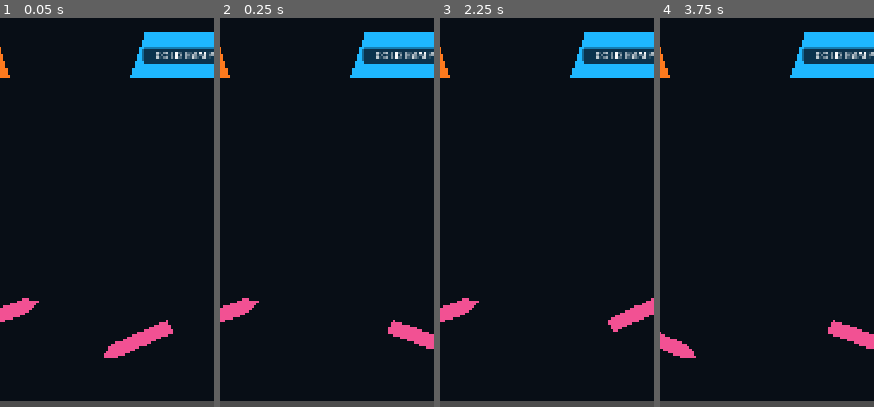
Above: before the commit, frames 1-4 (left to right).
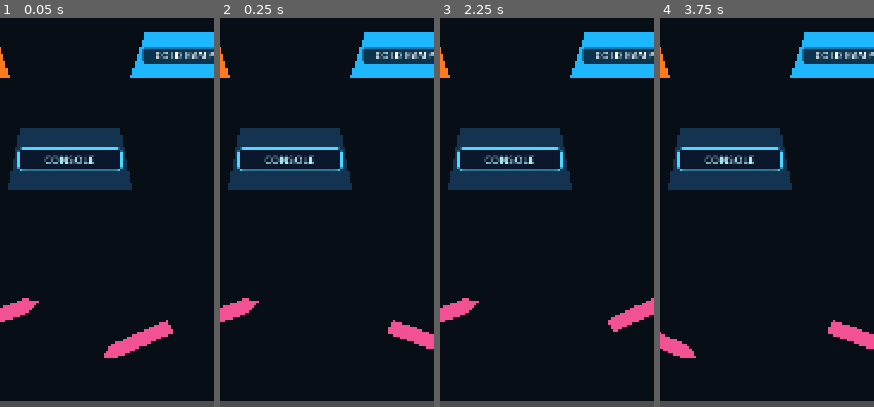
Above: after the commit, the same moments.

Repository: Nairolf138/NairolFlipper
Game: Godot game, scene res://scenes/app/Main.tscn
The game is run twice, just before and just after one commit, with the same random seed, the same clock (stepped at 60 frames per second) and the same inputs.
Inputs (mouse positions are % of the whole screen's width and height, from its top left):
- Up to frame 1 (0.05 s): no input
- Up to frame 2 (0.25 s): no input
- Up to frame 3 (2.25 s): tap Enter at 0.5 s; move the mouse to (73, 45) at 0.52 s; hold D (flipper_right) 0.53-1.25 s; hold Space (launch_ball) 0.53-1.25 s; click (73, 45) at 0.67 s; drag from (29, 55) to (outside the picture) at 1.27 s; move the mouse to (61, 27) at 2.02 s; hold D (flipper_right) from 2.03 s (still down); hold Space (launch_ball) from 2.03 s (still down)
- Up to frame 4 (3.75 s): release D (flipper_right) at 2.75 s; release Space (launch_ball) at 2.75 s; drag from (45, 71) to (91, 79) at 2.77 s; move the mouse to (82, 65) at 3.52 s; hold A (flipper_left) from 3.53 s (still down); hold Space (launch_ball) from 3.53 s (still down)
The pictures show only the part of the screen within x 34-84%, y 50-100%; the shares and areas given below are measured in that part.

The runs differ from the first frame. In frame 1, 6.6% of the frame differs, in the area x 3-62%, y 28-45%; in frame 2, 6.6%; in frame 3, 6.6%; in frame 4, 6.6%.

Commit message:
feat: add console scoop cue validation

Diff:
--- a/data/cues/first_hit.tres
+++ b/data/cues/first_hit.tres
@@ -6,6 +6,6 @@
 script = ExtResource("1")
 cue_id = &"first_hit"
 display_name = "First Hit"
-conditions = [&"bumper_hit"]
+conditions = [&"bumper_hit", &"console_validated"]
 bonus_points = 250
 duration_seconds = 4.0
--- a/scenes/app/Main.tscn
+++ b/scenes/app/Main.tscn
@@ -20,6 +20,7 @@
 [ext_resource type="PackedScene" path="res://scenes/gameplay/Ramp.tscn" id="18_ramp"]
 [ext_resource type="Resource" path="res://data/ramps/WarmRamp.tres" id="19_warm_ramp"]
 [ext_resource type="Resource" path="res://data/ramps/ColdRamp.tres" id="20_cold_ramp"]
+[ext_resource type="PackedScene" path="res://scenes/gameplay/ConsoleScoop.tscn" id="21_console_scoop"]
 
 [sub_resource type="RectangleShape2D" id="LeftWallShape"]
 size = Vector2(40, 1600)
@@ -131,6 +132,9 @@
 position = Vector2(815, 1050)
 definition = ExtResource("20_cold_ramp")
 
+[node name="ConsoleScoop" parent="." instance=ExtResource("21_console_scoop")]
+position = Vector2(540, 1300)
+
 [node name="BallOne" parent="." instance=ExtResource("1_ball")]
 
 [node name="BallTwo" parent="." instance=ExtResource("1_ball")]
--- /dev/null
+++ b/scenes/gameplay/ConsoleScoop.tscn
@@ -0,0 +1,44 @@
+[gd_scene load_steps=4 format=3]
+
+[ext_resource type="Script" path="res://scripts/show/console_scoop.gd" id="1_scoop"]
+
+[sub_resource type="RectangleShape2D" id="ScoopShape"]
+size = Vector2(300, 150)
+
+[sub_resource type="StyleBoxFlat" id="ScoopLabelStyle"]
+bg_color = Color(0.04, 0.08, 0.16, 0.9)
+border_width_left = 3
+border_width_top = 3
+border_width_right = 3
+border_width_bottom = 3
+border_color = Color(0.3, 0.85, 1, 1)
+corner_radius_top_left = 12
+corner_radius_top_right = 12
+corner_radius_bottom_right = 12
+corner_radius_bottom_left = 12
+
+[node name="ConsoleScoop" type="Area2D"]
+script = ExtResource("1_scoop")
+groups = ["console_scoops"]
+collision_layer = 0
+collision_mask = 1
+monitoring = true
+
+[node name="Visual" type="Polygon2D" parent="."]
+polygon = PackedVector2Array(-150, 75, -120, -75, 120, -75, 150, 75)
+color = Color(0.08, 0.2, 0.32, 1)
+
+[node name="CollisionShape2D" type="CollisionShape2D" parent="."]
+shape = SubResource("ScoopShape")
+
+[node name="Label" type="Label" parent="."]
+offset_left = -125.0
+offset_top = -28.0
+offset_right = 125.0
+offset_bottom = 28.0
+theme_override_colors/font_color = Color(0.7, 0.95, 1, 1)
+theme_override_font_sizes/font_size = 26
+theme_override_styles/normal = SubResource("ScoopLabelStyle")
+horizontal_alignment = 1
+vertical_alignment = 1
+text = "CONSOLE"
--- a/scripts/app/main.gd
+++ b/scripts/app/main.gd
@@ -8,6 +8,7 @@
 @onready var drain: Area2D = $Drain
 @onready var status_label: Label = $StatusLabel
 @onready var playtest_recorder: PlaytestRecorder = $PlaytestRecorder
+@onready var cue_manager: CueManager = $CueManager
 
 @export var respawn_delay: float = 1.0
 
@@ -26,6 +27,9 @@
 		bumper.bumper_hit.connect(_on_bumper_hit)
 	for ramp in get_tree().get_nodes_in_group("show_ramps"):
 		ramp.ramp_completed.connect(_on_ramp_completed)
+	for scoop in get_tree().get_nodes_in_group("console_scoops"):
+		scoop.scoop_completed.connect(_on_scoop_completed)
+		scoop.cue_validated.connect(_on_cue_validated)
 	score_manager.score_changed.connect(_on_score_changed)
 	flow_manager.flow_changed.connect(_on_flow_changed)
 	restart_game()
@@ -89,6 +93,7 @@
 func _on_bumper_hit(points: int, _bumper_name: StringName) -> void:
 	score_manager.add_points(points)
 	flow_manager.add_flow(points)
+	cue_manager.add_condition(&"bumper_hit")
 	playtest_recorder.record_bumper_hit(points)
 
 
@@ -96,6 +101,17 @@
 	score_manager.add_points(score_value)
 	flow_manager.add_flow(flow_value)
 	status_label.text = "RAMP HIT"
+
+
+func _on_scoop_completed(_scoop_id: StringName, score_value: int, flow_value: int) -> void:
+	score_manager.add_points(score_value)
+	flow_manager.add_flow(flow_value)
+	status_label.text = "CUE VALIDATED"
+
+
+func _on_cue_validated(cue_id: StringName) -> void:
+	cue_manager.add_condition(&"console_validated")
+	cue_manager.start_cue(cue_id)
 
 
 func _on_score_changed(new_score: int) -> void:
--- /dev/null
+++ b/scripts/show/console_scoop.gd
@@ -0,0 +1,28 @@
+class_name ConsoleScoop
+extends Area2D
+
+signal scoop_completed(scoop_id: StringName, score_value: int, flow_value: int)
+signal cue_validated(cue_id: StringName)
+
+@export var scoop_id: StringName = &"console_scoop"
+@export var cue_id: StringName = &"first_hit"
+@export var score_value: int = 500
+@export var flow_value: int = 80
+@export var rearm_delay: float = 0.5
+
+var _armed := true
+
+func _ready() -> void:
+	body_entered.connect(_on_body_entered)
+
+func reset() -> void:
+	_armed = true
+
+func _on_body_entered(body: Node) -> void:
+	if not _armed or not body.is_in_group("balls"):
+		return
+	_armed = false
+	scoop_completed.emit(scoop_id, score_value, flow_value)
+	cue_validated.emit(cue_id)
+	await get_tree().create_timer(rearm_delay).timeout
+	_armed = true
Not shown: 1 places in scenes/app/Main.tscn that only renumber resources
Not shown, changed: docs/BACKLOG.md
Not shown, changed: tests/test_bootstrap.py
